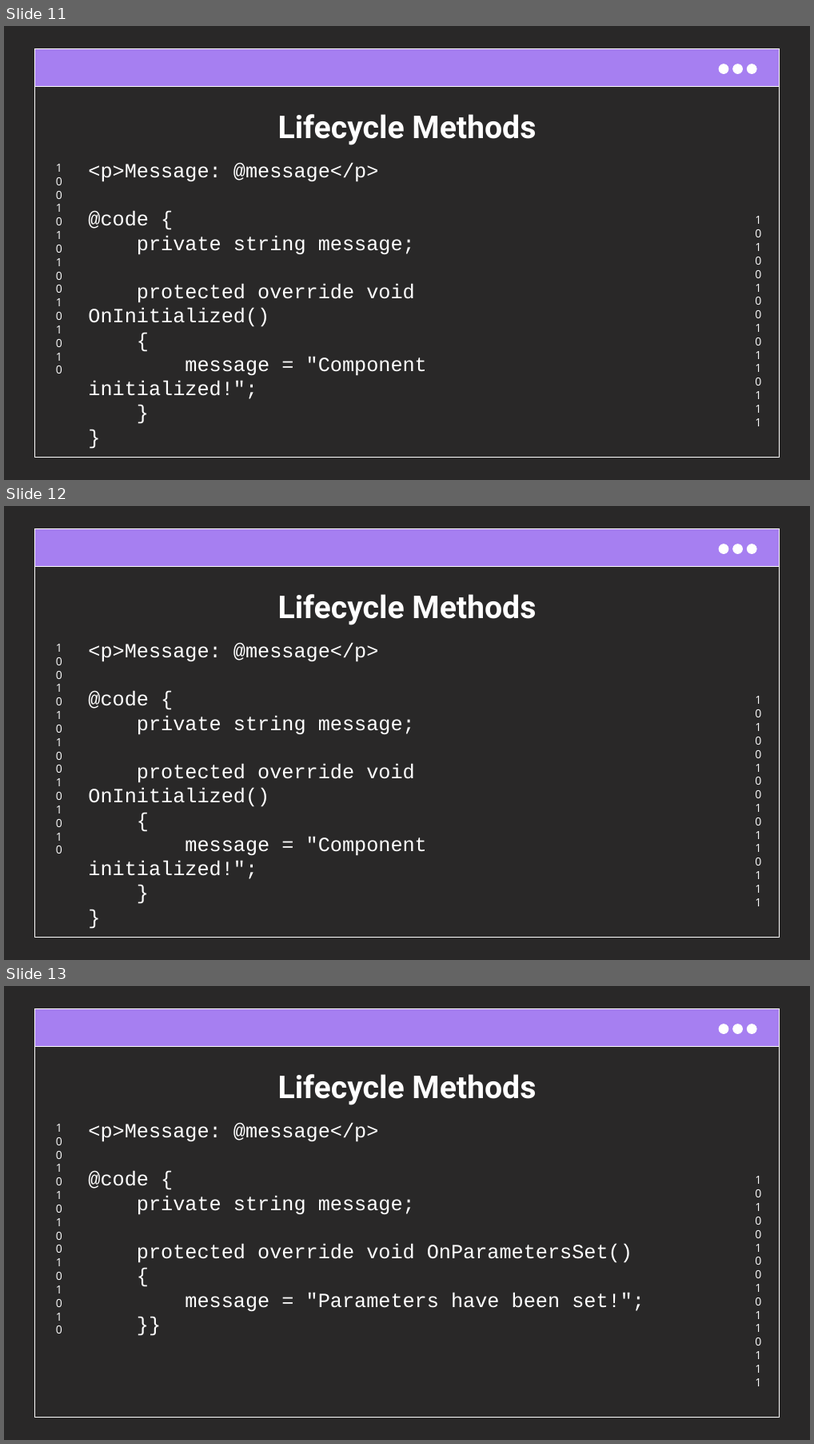
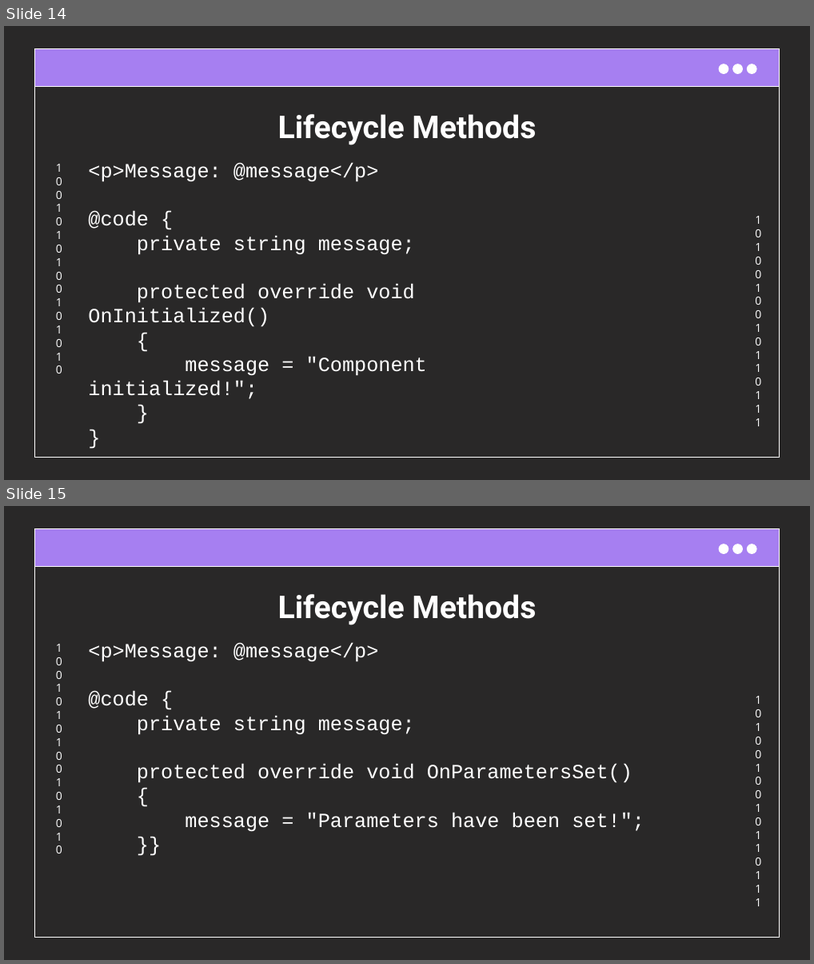
Before and after one commit to cwoodruff/blazor-introduction, a slide deck: Blazor Introduction.pptx. Shown one above the other, each under a label of ours: slides 11, 12 and 13 before the commit, slides 14 and 15 after it. The pictures are 814x1444 and 814x964 pixels, drawn with LibreOffice and Linux fonts; fonts in the diff are those of the drawing. Boxes give left, top, right and bottom in pixels: in the first picture for what was removed or moved away, otherwise in the second. Text is boxed around its words. In the diff, an @@ line names an element or a change of style, - is before the commit and + after.

```diff
--- a/Blazor Introduction.pptx
+++ b/Blazor Introduction.pptx
@@ slide 12 removed at [4, 506, 810, 960], background #292828; not listed: 7 template elements that a slide beside it also shows @@
@@ title removed at [278, 594, 536, 625] @@
-Lifecycle Methods
@@ text removed at [88, 642, 427, 856] @@
-<p>Message: @message</p>
-@code {
-private string message;
-protected override void OnInitialized()
-{
-message = "Component initialized!";
-}
-}
@@ what was slide 11 is now slide 14 @@
@@ what was slide 13 is now slide 15 @@
```
Also in this commit, not shown: 4 slides changed, 7 slides added.
